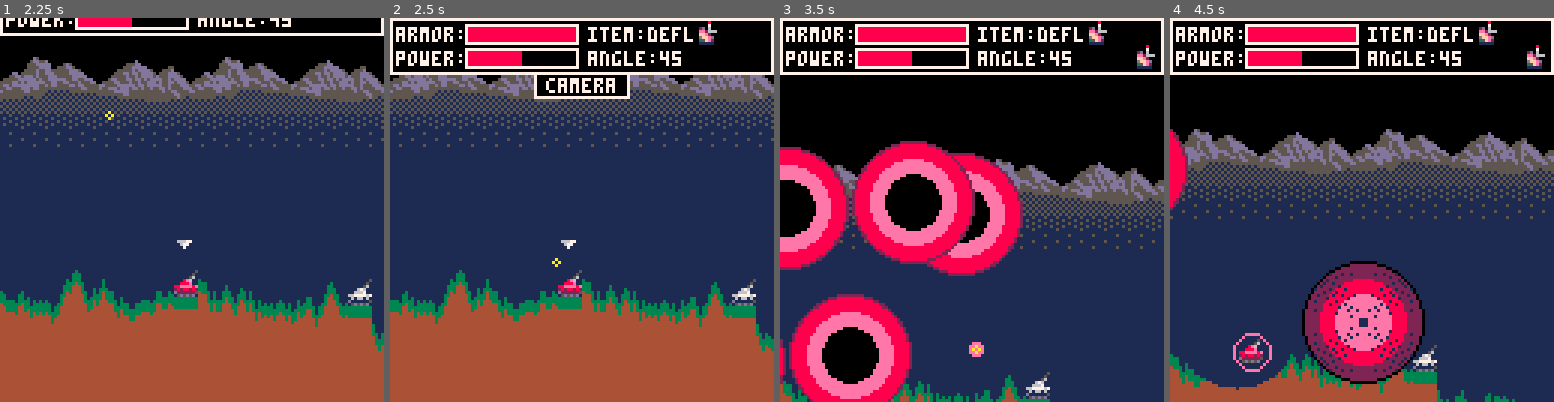
Above: before the commit, frames 1-4 (left to right).
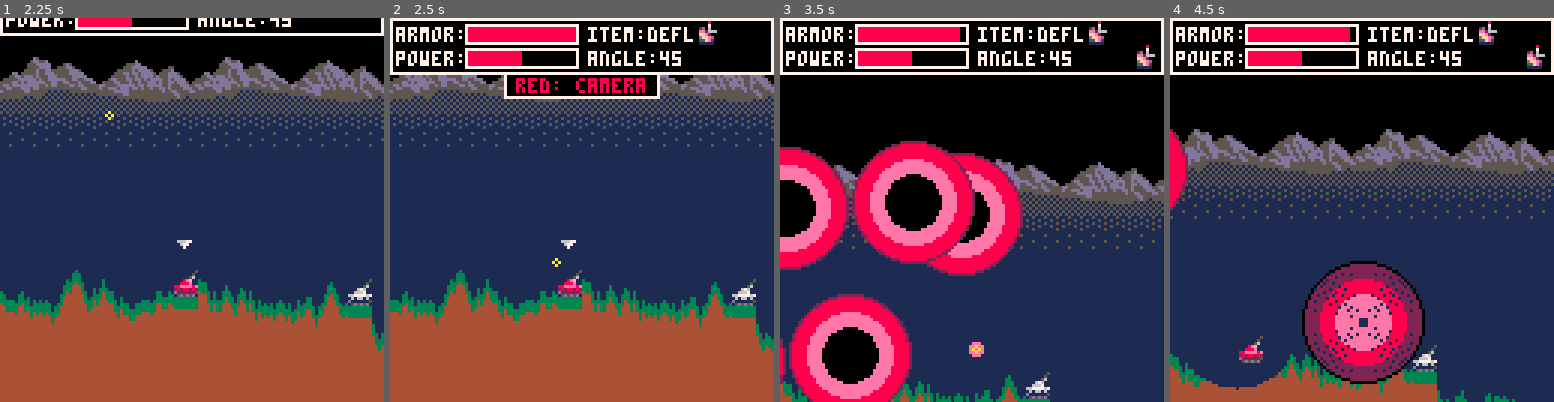
Above: after the commit, the same moments.

Repository: Alturos/LobLobLob
Game: PICO-8 cartridge tank.p8
Two runs of this game, one before a commit and one after it. Both use one fixed random seed, a clock stepped at 60 frames per second and the inputs below.
Inputs (mouse positions are in pixels of both pictures, inside the frame that each line leads up to):
- Up to frame 1 (2.25 s): tap X (X key) at 0.33, 1.07, 1.85 s; click (280, 121) at 0.67 s; tap O (Z key) at 0.7, 1.7, 2.1 s; click (46, 267) at 1.22 s; hold Right 1.6-2.1 s; click (107, 114) at 1.77 s; hold Up from 2.15 s (still down)
- Up to frame 2 (2.5 s): click (562, 259) at 2.32 s; release Up at 2.42 s; hold Right from 2.47 s (still down)
- Up to frame 3 (3.5 s): tap O (Z key) at 2.5, 2.9, 3.3 s; click (1014, 106) at 2.87 s; tap X (X key) at 2.97 s; release Right at 3.03 s; hold Left from 3.08 s (still down); click (1075, 256) at 3.42 s
- Up to frame 4 (4.5 s): release Left at 3.58 s; hold Down 3.63-3.97 s; tap O (Z key) at 3.7, 4.1 s; click (1231, 102) at 3.97 s; hold Right from 4.02 s (still down); tap X (X key) at 4.08 s

Frame 1 is identical in both runs. In frame 2, 1.6% of the frame differs, in the area x 29-71%, y 14-22%; in frame 3, less than 0.1%; in frame 4, 0.3%.

Commit message:
Added call-signs to teams Implement explosion damage Add tank falling, and update post-firing state.

Diff:
--- a/tank.p8
+++ b/tank.p8
@@ -3,6 +3,11 @@
 __lua__
 -- lob lob lob! a tank game
 -- bright moth games
+
+-- known bugs:
+-- Engine sound plays forever when moving at end of turn
+-- Camera doesn't track to next player after death
+
 title, pregame, aim, move, shop, movecam, select, firing, death, postgame = 0, 1, 2, 4, 8, 16, 32, 64, 128, 256
 state = title
 nextstate = title
@@ -41,28 +46,29 @@
     0x289a --yellow/orange
 }
 items={
- { ico=32, name="shell", dmg=50,spalsh=25,size=1,mag=1,duration=.065,c=8 },
- { ico=33, name="roll", dmg=75,spalsh=25,size=4,mag=2,duration=.075,c=10},
- { ico=34, name="bomb", dmg=50,spalsh=25, size=15,mag=3.5,duration=.3,c=14 },
- { ico=53, name="leap", dmg=50,spalsh=25, size=4,mag=2,duration=.075,c=11 },
- { ico=49, name="nplm", dmg=0,spalsh=25, c=9 },
- { ico=50, name="mirv", dmg=25,spalsh=50, size=8,mag=2,duration=.095,c=15 },
- { ico=40, name="araid", dmg=0,splash=75, size=10,mag=3,duration=.095,c=7},
+ { ico=32, name="shell", dmg=50, spalsh=25, size=1, mag=1, duration=.065, c=8 },
+ { ico=33, name="roll", dmg=75, spalsh=25, size=4, mag=2, duration=.075, c=10},
+ { ico=34, name="bomb", dmg=50, spalsh=25, size=15, mag=3.5, duration=.3, c=14 },
+ { ico=53, name="leap", dmg=50, spalsh=25, size=4, mag=2, duration=.075, c=11 },
+ { ico=49, name="nplm", dmg=0, spalsh=25, c=9 },
+ { ico=50, name="mirv", dmg=25, spalsh=50, size=8, mag=2, duration=.095, c=15 },
+ { ico=40, name="araid", dmg=0, splash=75, size=10, mag=3, duration=.095, c=7},
  { ico=35, name="shld" },
  { ico=48, name="defl" },
  { ico=51, name="chute"},
  { ico=52, name="fuel" },
  { ico=18, name="warp" }
 }
-colours={
-    0xc61, -- light blue
-    0x3b1, -- dark green
-    0x9a4, -- orange
-    0x4f2, -- brown
-    0xb63, -- light green
-    0xf64, -- tan
-    0xaf9, -- yellow
-    0x671  -- light grey
+teams={
+    {c=nil, name="red"},
+    {c=0xc61, name="skye"}, -- light blue
+    {c=0x3b1, name="hunter"}, -- dark green
+    {c=0x9a4, name="oj"}, -- orange
+    {c=0x4f2, name="mud"}, -- brown
+    {c=0xb63, name="forest"}, -- light green
+    {c=0xf64, name="coach"}, -- tan
+    {c=0xaf9, name="sunny"},-- yellow
+    {c=0x671, name="gary"}  -- light grey
 }
 bulletfade={10,10,10,10,10,10,9,9,9,15,15,8,8}
 shopitem=1
@@ -78,7 +84,7 @@
 end
 
 function initgame()
- colourlist={0,1,2,3,4,5,6,7,8}
+ colourlist={1,2,3,4,5,6,7,8,9}
  tanks={}
  bullets={}
  blooms={}
@@ -215,7 +221,8 @@
   for t in all(tanks) do
    local diff= v_subtr(b,t)
    local dist= v_len(diff.x, diff.y)
-   if(t.shield and t.shp > 0) then
+   if(t.health <= 0) then -- nuffin
+   elseif(t.shield and t.shp > 0) then
     if(dist <= shield_r and (t!=ct or b.life > 10)) then
      -- hit shield, explode
      hit = true
@@ -272,6 +279,7 @@
   camtarget = bl
   if(bl.time < 21 or not firing) bl.time += 1
   if(bl.time == 25) then
+   -- do all the damage calculations once we hit full size.
    local sz=bl.size
    local cx,cy = flr(bl.x),flr(bl.y)
    local mnx,mny,mxx,mxy = cx-sz, cy-sz, cx+sz, cy+sz
@@ -293,6 +301,19 @@
       -- todo: add leftover dirt to dirt map to fall in another step.
       heightmap[x+1+cx] = maxy + 1 - (miny-height)
      end
+    end
+   end
+   for t in all(tanks) do
+    local diff= v_subtr(bl,t)
+    local dist= v_len(diff.x, diff.y)
+    if(t.health > 0 and dist <= bl.size) then
+     -- linear interpolate damage over the blast radius
+     local dmg = lerp(1, bl.dmg, dist/bl.size)
+     -- shields eat half of any remaining damage, deflectors 25%
+     if(t.shield and t.shp > 0) dmg *= .5 t.shp -= 1
+     if(t.deflector and t.shp > 0) dmg *=.75 t.shp -= 1
+     -- round up the damage to whole numbers.
+     t.health -= ceil(dmg)
     end
    end
   end
@@ -392,25 +413,35 @@
  camtarget = nil
  updatebullets()
  updateblooms(false)
+ -- finish explosions before doing anything else.
  if(#blooms > 0) return
- local dying = false
+ local falling,dying = false,false
  for i=#tanks, 1, -1 do
   local t=tanks[i]
-
-  if(t.health < 1) t.deathclock += 1 dying = true cam.x = max(0, min(fieldwidth-128,t.x-60))
-  if(t.deathclock > 51) del(tanks,t) dying = false
- end
-
- if(#blooms<1 and #bullets<1 and not dying) then
-  statetime -= 1
-  if(statetime == 90) then
-   activetank += 1
-   if(activetank > #tanks) activetank = 1
-   ct = tanks[activetank]
-  end
-  if(statetime <= 90) camtarget = ct
-  if(statetime <= 0) nextstate = movecam
- end
+  local fl=heightmap[flr(t.x)+1]
+  if(flr(t.y) + 8 < fl) then
+   t.y += gravity * step
+   falling =true
+  elseif(flr(t.y) + 8 != fl) then t.y = fl + 8 end
+ end
+
+ if(falling) return
+
+ for i=#tanks, 1, -1 do
+  local t=tanks[i]
+  if(t.health <= 0) t.deathclock += 1 dying = true cam.x = max(0, min(fieldwidth-128,t.x-60))
+  if(t.deathclock == 1) setshake(5, .3)
+  if(t.deathclock > 51) dying = false
+ end
+
+if(dying) return
+
+ statetime -= 1
+ if(statetime == 90) then
+  picknexttank()
+ end
+ if(statetime <= 90) camtarget = ct
+ if(statetime <= 0) nextstate = movecam
 end
 
 function updateshop()
@@ -499,14 +530,15 @@
  local t=nil
  for t in all(tanks) do
   t.frame=2+flr(t.angle/180*11)
-  if(t.team > 0) then
-   c=colours[t.team]
+  local team=teams[t.team]
+  if(team.c) then
+   c=teams[t.team].c
    pal(8,shr(band(c,0xf00),8))
    pal(14,shr(band(c,0x0f0),4))
    pal(2,band(c,0x00f))
   end
   if(t.tracktgl) pal(13,5) pal(5,13)
-  if(t.health > 0) then
+  if(t.health > 0 or t.deathclock < 1) then
    if(t.grade_l == t.grade_r) then spr(t.sprite,t.x,t.y)
    elseif(t.grade_r > 1 or t.grade_l < -1) then spr(17,t.x,t.y)
    elseif(t.grade_l > 1 or t.grade_r < -1) then spr(17,t.x,t.y,1,1,true)
@@ -573,11 +605,12 @@
 
 
  if(message != nil) then
-  local width=(#message*4)+5
+  local msg = teams[ct.team].name .. ": " .. message
+  local width,cl=(#msg*4)+5,shr(band(teams[ct.team].c or 0x800,0xf00),8) or 8
   local x=128/2 -width/2
   rect(x-1,18,x+width+1,26,7)
   rectfill(x,19,x+width,25,0)
-  print(message, x+3,20,7)
+  print(msg, x+3,20,cl)
  end
  if(show_itemselect) drawselectitem()
  --print("[" .. cam.x .. "," .. cam.y .. "]",2,122,7)
@@ -624,6 +657,14 @@
  drawlob(75,36)
 end
 
+function picknexttank()
+ repeat
+  activetank += 1
+  if(activetank > #tanks) activetank = 1
+  ct = tanks[activetank]
+ until ct.health > 0
+end
+
 function drawsplash()
  rectfill(0,0,128,128,12)
  palt(12,true)
@@ -740,6 +781,10 @@
 
 function v_round(v)
 	return {x=round(v.x),y=round(v.y)}
+end
+
+function lerp(v0, v1, t)
+  return (1 - t) * v0 + t * v1;
 end
 
 function fadepalette(idx, fullscreen)
